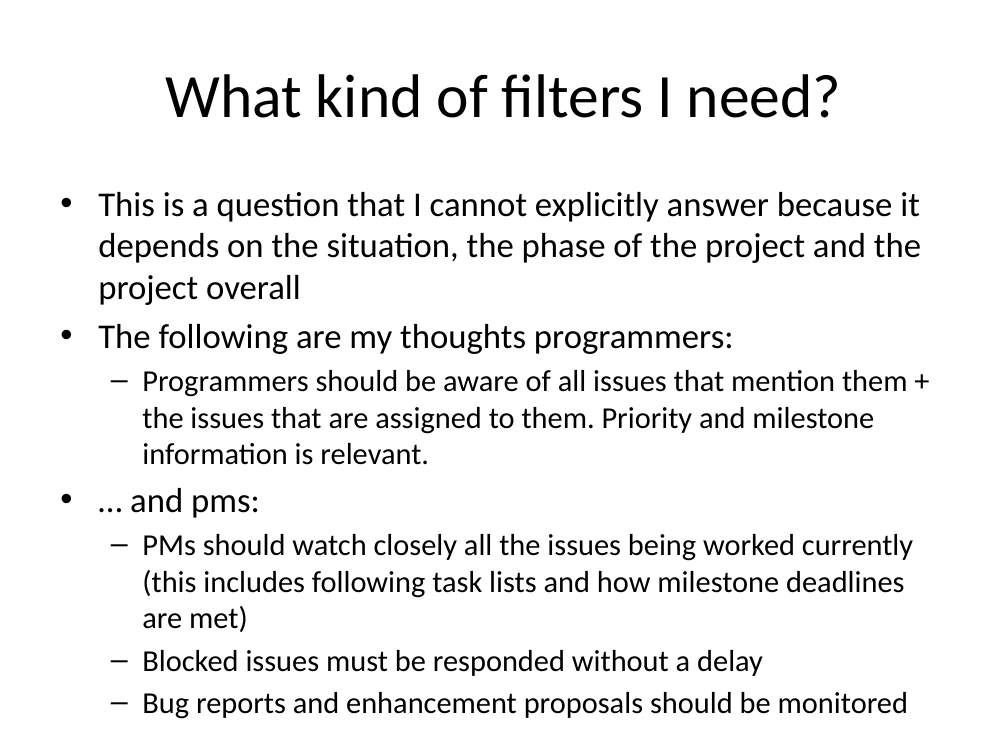
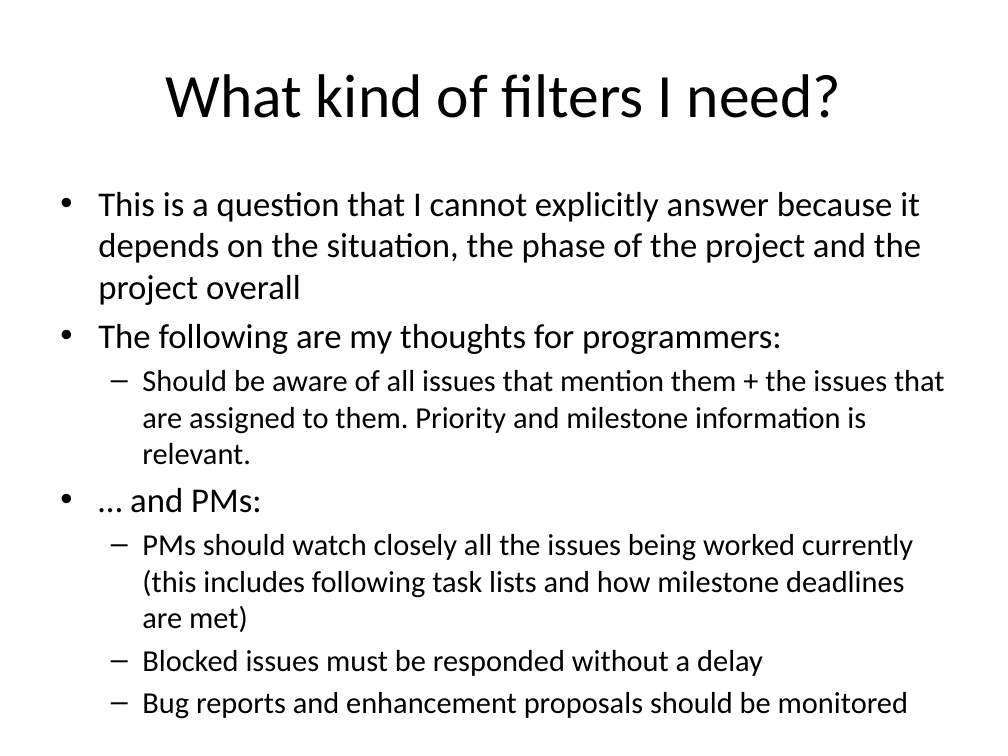
Before and after one commit to Ripppe/GraduRepo, a slide deck: slide 36 of Managing requirements in GitHub.pptx. Drawn at 1008x756 pixels with LibreOffice and Linux fonts; fonts in the diff are those of the drawing. Boxes give left, top, right and bottom in pixels: in the first picture for what was removed or moved away, otherwise in the second. Text is boxed around its words. In the diff, an @@ line names an element or a change of style, - is before the commit and + after.

```diff
--- a/Managing requirements in GitHub.pptx
+++ b/Managing requirements in GitHub.pptx
@@ text at [98,324,945,513]: text changed @@
-• The following are my thoughts programmers:
-  – Programmers should be aware of all issues that mention them + the issues that are assigned to them. Priority and milestone information is relevant.
-• … and pms:
+• The following are my thoughts for programmers:
+  – Should be aware of all issues that mention them + the issues that are assigned to them. Priority and milestone information is relevant.
+• … and PMs:
```
Also in this commit, not shown: 27 other slides changed, 1 slide added, 1 other file.
